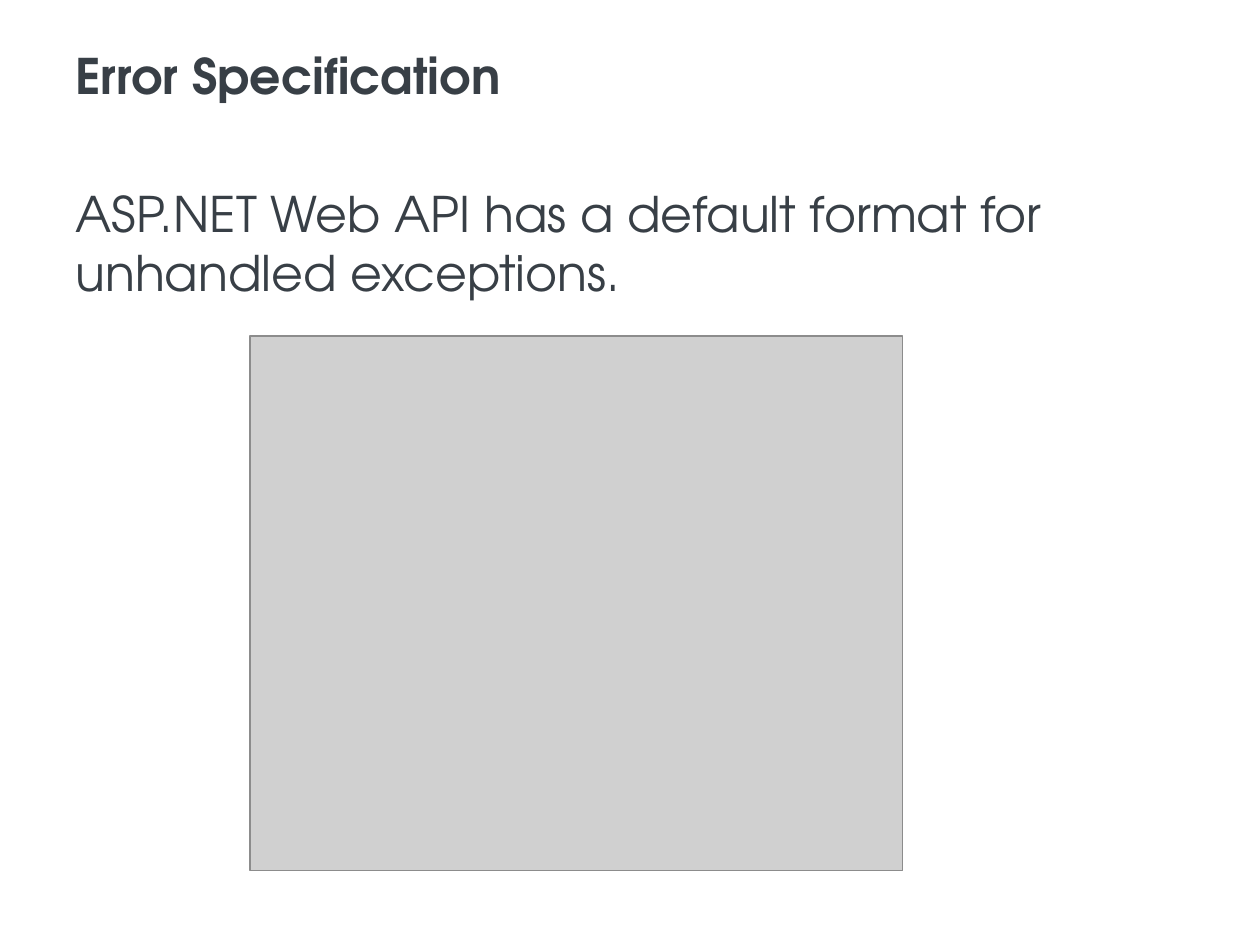
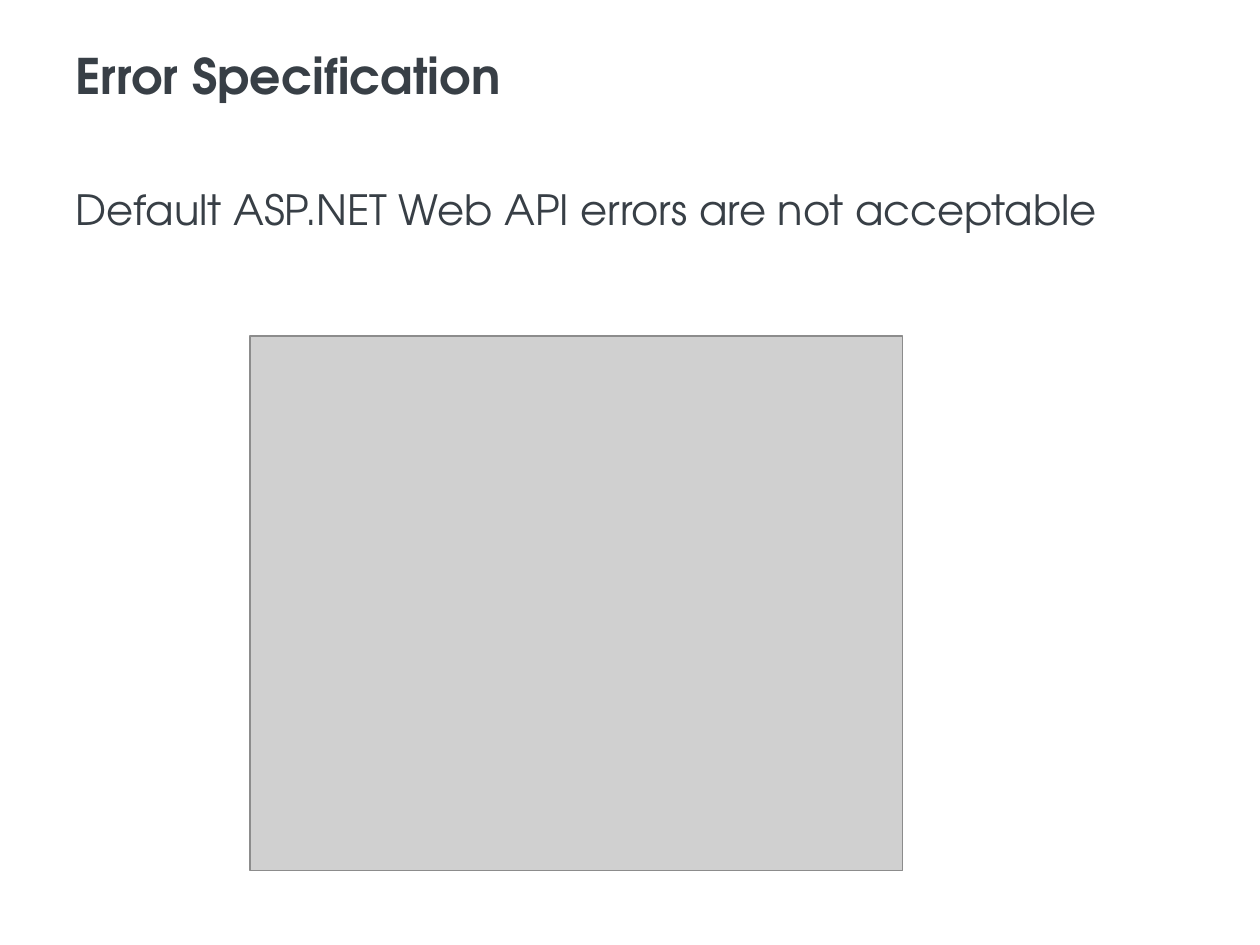
Before and after one commit to BlueInt32/prez_error_handling, a slide deck: slide 14 of Error Handling presentation.pptx (slide 8 before the commit). Drawn at 1260x945 pixels with LibreOffice and Linux fonts; fonts in the diff are those of the drawing; grey boxes stand for pictures; background and template pictures are left out. Boxes give left, top, right and bottom in pixels: in the first picture for what was removed or moved away, otherwise in the second. Text is boxed around its words. In the diff, an @@ line names an element or a change of style, - is before the commit and + after.

```diff
--- a/Error Handling presentation.pptx
+++ b/Error Handling presentation.pptx
@@ text at (x1=76, y1=193, x2=1097, y2=233): text changed; size 28 to 23.8 pt @@
-ASP.NET Web API has a default format for unhandled exceptions.
+Default ASP.NET Web API errors are not acceptable
```
Also in this commit, not shown: 21 other slides changed, 28 slides added, 10 slides removed, 18 other files.
